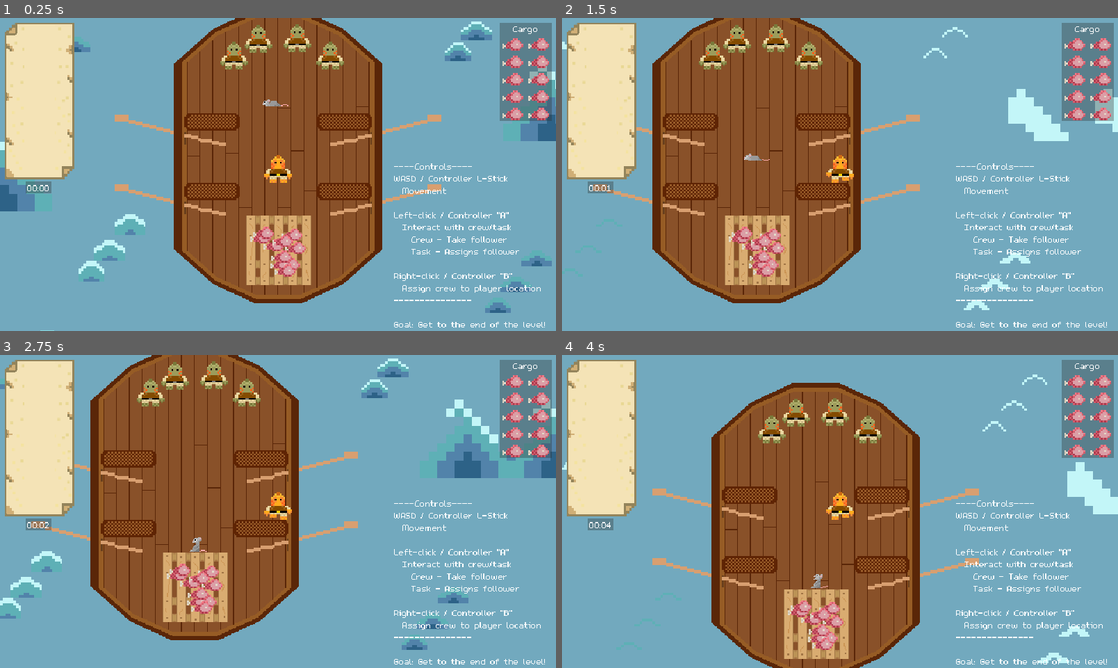
Above: before the commit, frames 1-4 (two rows, left to right).
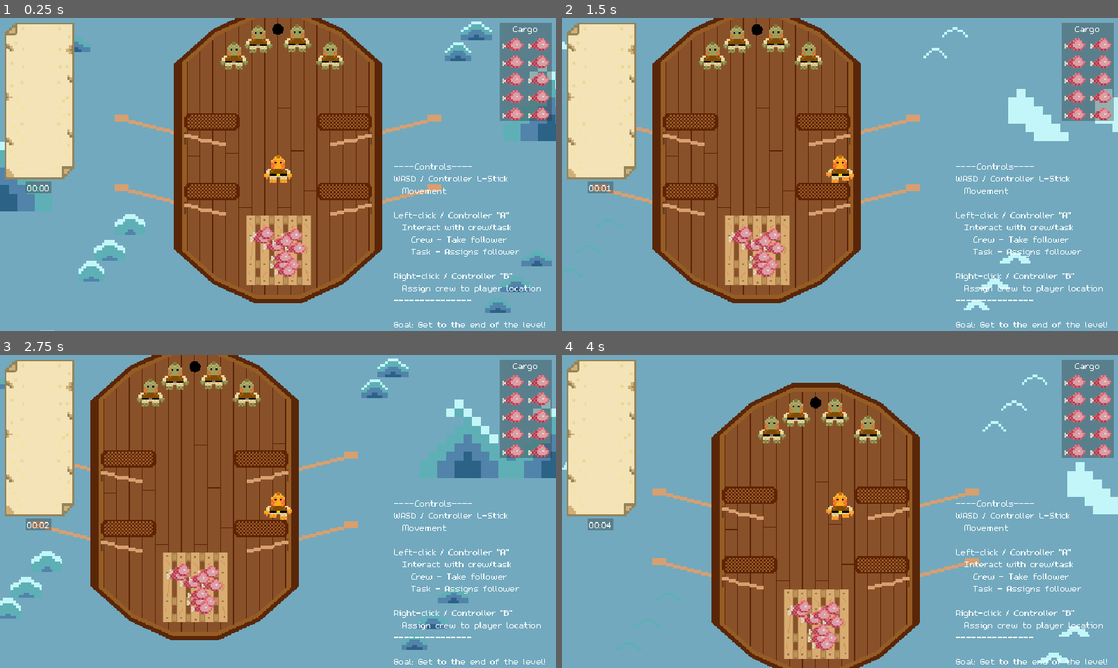
Above: after the commit, the same moments.

Repository: Splashy-Inc/splish-splashisson
Game: Godot game, scene res://Scenes/playground.tscn
Same seed, same stepped clock (60 frames per second), same inputs: the game is played once before the commit and once after it.
Inputs:
- Up to frame 1 (0.25 s): no input
- Up to frame 2 (1.5 s): hold D (right) 0.53-1.28 s; hold I (interact) 0.53-1.28 s; hold S (down) from 1.28 s (still down); tap I (interact) at 1.35 s
- Up to frame 3 (2.75 s): release S (down) at 2.03 s; hold D (right) from 2.03 s (still down); hold O (location) from 2.03 s (still down); tap I (interact) at 2.3 s
- Up to frame 4 (4 s): release D (right) at 2.78 s; release O (location) at 2.78 s; hold W (up) 2.78-3.53 s; tap I (interact) at 2.85 s; hold A (left) from 3.53 s (still down); hold I (interact) from 3.53 s (still down)

The runs differ from the first frame. In frame 1, 0.1% of the frame differs, in the area x 47-52%, y 1-29%; in frame 2, 0.1%; in frame 3, 0.1%, in the area x 34-38%, y 2-63%; in frame 4, 0.1%.

Commit message:
Add rat hole
Spawn rat from hole if current rat from hole died

Use animation player to animate rat dying and let hole know it died

Diff:
--- a/Scenes/playground.tscn
+++ b/Scenes/playground.tscn
@@ -7,7 +7,7 @@
 [ext_resource type="Script" path="res://Scenes/game_camera.gd" id="2_gusxx"]
 [ext_resource type="PackedScene" uid="uid://ptto4146phwg" path="res://Scenes/boat.tscn" id="2_twya3"]
 [ext_resource type="PackedScene" uid="uid://co8iy1he6fkwa" path="res://Scenes/hud.tscn" id="3_75gk2"]
-[ext_resource type="PackedScene" uid="uid://c70vjir2dc7r5" path="res://Scenes/rat.tscn" id="8_scokh"]
+[ext_resource type="PackedScene" uid="uid://qotgv1kx4jwd" path="res://Scenes/rat_hole.tscn" id="8_gg0jf"]
 
 [node name="Playground" type="Node"]
 script = ExtResource("1_bs7od")
@@ -43,8 +43,8 @@
 
 [node name="Obstacles" type="Node" parent="."]
 
-[node name="Rat" parent="Obstacles" instance=ExtResource("8_scokh")]
-position = Vector2(318, 106)
+[node name="RatHole" parent="Obstacles" instance=ExtResource("8_gg0jf")]
+position = Vector2(320, 34)
 
 [node name="LeakSpawnTimer" type="Timer" parent="."]
 wait_time = 5.0
--- a/Scenes/rat.tscn
+++ b/Scenes/rat.tscn
@@ -1,7 +1,6 @@
-[gd_scene load_steps=17 format=3 uid="uid://c70vjir2dc7r5"]
+[gd_scene load_steps=19 format=3 uid="uid://c70vjir2dc7r5"]
 
 [ext_resource type="Script" path="res://Scripts/rat.gd" id="1_cvs5m"]
-[ext_resource type="Texture2D" uid="uid://c82fkosfxo1kg" path="res://Art/Rat/RatDead/RatDeadA.png" id="2_nqypc"]
 [ext_resource type="Material" uid="uid://cf3tuv5aidq14" path="res://Materials/highlight_material.tres" id="2_onx3l"]
 [ext_resource type="Texture2D" uid="uid://dw8niig2iqeyh" path="res://Art/Rat/RatDead/RatDeadB.png" id="3_yvk86"]
 [ext_resource type="Texture2D" uid="uid://bpopd62dscek3" path="res://Art/Rat/RatDead/RatDeadC.png" id="4_dg4g8"]
@@ -18,9 +17,6 @@
 animations = [{
 "frames": [{
 "duration": 1.0,
-"texture": ExtResource("2_nqypc")
-}, {
-"duration": 1.0,
 "texture": ExtResource("3_yvk86")
 }, {
 "duration": 1.0,
@@ -28,6 +24,18 @@
 }, {
 "duration": 1.0,
 "texture": ExtResource("5_stud0")
+}, {
+"duration": 1.0,
+"texture": ExtResource("6_3va6k")
+}, {
+"duration": 1.0,
+"texture": ExtResource("6_3va6k")
+}, {
+"duration": 1.0,
+"texture": ExtResource("6_3va6k")
+}, {
+"duration": 1.0,
+"texture": ExtResource("6_3va6k")
 }, {
 "duration": 1.0,
 "texture": ExtResource("6_3va6k")
@@ -76,11 +84,87 @@
 [sub_resource type="CircleShape2D" id="CircleShape2D_8fw22"]
 radius = 6.0
 
+[sub_resource type="Animation" id="Animation_x4adc"]
+resource_name = "die"
+length = 2.33337
+step = 0.333333
+tracks/0/type = "value"
+tracks/0/imported = false
+tracks/0/enabled = true
+tracks/0/path = NodePath("AnimatedSprite2D:animation")
+tracks/0/interp = 1
+tracks/0/loop_wrap = true
+tracks/0/keys = {
+"times": PackedFloat32Array(0),
+"transitions": PackedFloat32Array(1),
+"update": 1,
+"values": [&"die"]
+}
+tracks/1/type = "value"
+tracks/1/imported = false
+tracks/1/enabled = true
+tracks/1/path = NodePath("AnimatedSprite2D:frame")
+tracks/1/interp = 1
+tracks/1/loop_wrap = true
+tracks/1/keys = {
+"times": PackedFloat32Array(0, 0.333333, 0.666667, 1, 1.33333, 1.66667, 2),
+"transitions": PackedFloat32Array(1, 1, 1, 1, 1, 1, 1),
+"update": 1,
+"values": [0, 1, 2, 3, 5, 6, 7]
+}
+tracks/2/type = "method"
+tracks/2/imported = false
+tracks/2/enabled = true
+tracks/2/path = NodePath(".")
+tracks/2/interp = 1
+tracks/2/loop_wrap = true
+tracks/2/keys = {
+"times": PackedFloat32Array(2),
+"transitions": PackedFloat32Array(1),
+"values": [{
+"args": [],
+"method": &"_die"
+}]
+}
+
+[sub_resource type="Animation" id="Animation_7obi5"]
+length = 0.001
+tracks/0/type = "value"
+tracks/0/imported = false
+tracks/0/enabled = true
+tracks/0/path = NodePath("AnimatedSprite2D:animation")
+tracks/0/interp = 1
+tracks/0/loop_wrap = true
+tracks/0/keys = {
+"times": PackedFloat32Array(0),
+"transitions": PackedFloat32Array(1),
+"update": 1,
+"values": [&"die"]
+}
+tracks/1/type = "value"
+tracks/1/imported = false
+tracks/1/enabled = true
+tracks/1/path = NodePath("AnimatedSprite2D:frame")
+tracks/1/interp = 1
+tracks/1/loop_wrap = true
+tracks/1/keys = {
+"times": PackedFloat32Array(0),
+"transitions": PackedFloat32Array(1),
+"update": 1,
+"values": [0]
+}
+
+[sub_resource type="AnimationLibrary" id="AnimationLibrary_ndqge"]
+_data = {
+"RESET": SubResource("Animation_7obi5"),
+"die": SubResource("Animation_x4adc")
+}
+
 [node name="Rat" type="CharacterBody2D" groups=["destructable"]]
 collision_layer = 4
 collision_mask = 8
 script = ExtResource("1_cvs5m")
-interaction_radius = 24
+interaction_radius = 12
 
 [node name="AnimatedSprite2D" type="AnimatedSprite2D" parent="."]
 material = ExtResource("2_onx3l")
@@ -100,5 +184,14 @@
 [node name="CollisionShape2D" type="CollisionShape2D" parent="InteractableRange"]
 shape = SubResource("CircleShape2D_8fw22")
 
+[node name="TempDeathTimer" type="Timer" parent="."]
+wait_time = 5.0
+autostart = true
+
+[node name="AnimationPlayer" type="AnimationPlayer" parent="."]
+libraries = {
+"": SubResource("AnimationLibrary_ndqge")
+}
+
 [connection signal="body_entered" from="InteractableRange" to="." method="_on_interactable_range_body_entered"]
 [connection signal="body_exited" from="InteractableRange" to="." method="_on_interactable_range_body_exited"]
--- /dev/null
+++ b/Scenes/rat_hole.tscn
@@ -0,0 +1,39 @@
+[gd_scene load_steps=6 format=3 uid="uid://qotgv1kx4jwd"]
+
+[ext_resource type="Script" path="res://Scripts/rat_hole.gd" id="1_h4sya"]
+[ext_resource type="PackedScene" uid="uid://c70vjir2dc7r5" path="res://Scenes/rat.tscn" id="2_a6hdb"]
+[ext_resource type="Texture2D" uid="uid://b25l71e15uqxp" path="res://Art/Rat/RatHole.png" id="2_rmglx"]
+
+[sub_resource type="SpriteFrames" id="SpriteFrames_xbgtr"]
+animations = [{
+"frames": [{
+"duration": 1.0,
+"texture": ExtResource("2_rmglx")
+}],
+"loop": true,
+"name": &"default",
+"speed": 5.0
+}]
+
+[sub_resource type="CircleShape2D" id="CircleShape2D_wik3j"]
+radius = 7.0
+
+[node name="RatHole" type="StaticBody2D"]
+collision_layer = 4
+collision_mask = 0
+script = ExtResource("1_h4sya")
+rat_scene = ExtResource("2_a6hdb")
+
+[node name="AnimatedSprite2D" type="AnimatedSprite2D" parent="."]
+scale = Vector2(0.5, 0.5)
+sprite_frames = SubResource("SpriteFrames_xbgtr")
+
+[node name="CollisionShape2D" type="CollisionShape2D" parent="."]
+shape = SubResource("CircleShape2D_wik3j")
+
+[node name="SpawnTimer" type="Timer" parent="."]
+wait_time = 10.0
+one_shot = true
+autostart = true
+
+[connection signal="timeout" from="SpawnTimer" to="." method="_on_spawn_timer_timeout"]
--- a/Scripts/rat.gd
+++ b/Scripts/rat.gd
@@ -1,6 +1,8 @@
 extends CharacterBody2D
 
 class_name Rat
+
+signal died
 
 const SPEED = 50.0
 
@@ -48,8 +50,8 @@
 	$AnimatedSprite2D.play("eat")
 
 func _death_state():
-	if not $AnimatedSprite2D.animation == "die":
-		$AnimatedSprite2D.play("die")
+	if $AnimationPlayer.current_animation != "die":
+		$AnimationPlayer.play("die")
 
 func target_closest_cargo():
 	for cargo in get_tree().get_nodes_in_group("cargo"):
@@ -73,6 +75,9 @@
 		target.remove_threat(self)
 	_set_state(State.DEAD)
 
+func _die():
+	died.emit()
+
 func set_highlight(is_enable: bool):
 	is_selected = is_enable and is_targetable()
 	if $AnimatedSprite2D.material:
--- /dev/null
+++ b/Scripts/rat_hole.gd
@@ -0,0 +1,16 @@
+extends Obstacle
+
+@export var rat_scene: PackedScene
+
+func _spawn_rat():
+	var new_rat = rat_scene.instantiate()
+	new_rat.died.connect(_on_rat_died.bind(new_rat))
+	add_child(new_rat)
+	$SpawnTimer.stop()
+
+func _on_spawn_timer_timeout() -> void:
+	_spawn_rat()
+
+func _on_rat_died(rat: Rat):
+	remove_child(rat)
+	$SpawnTimer.start()
